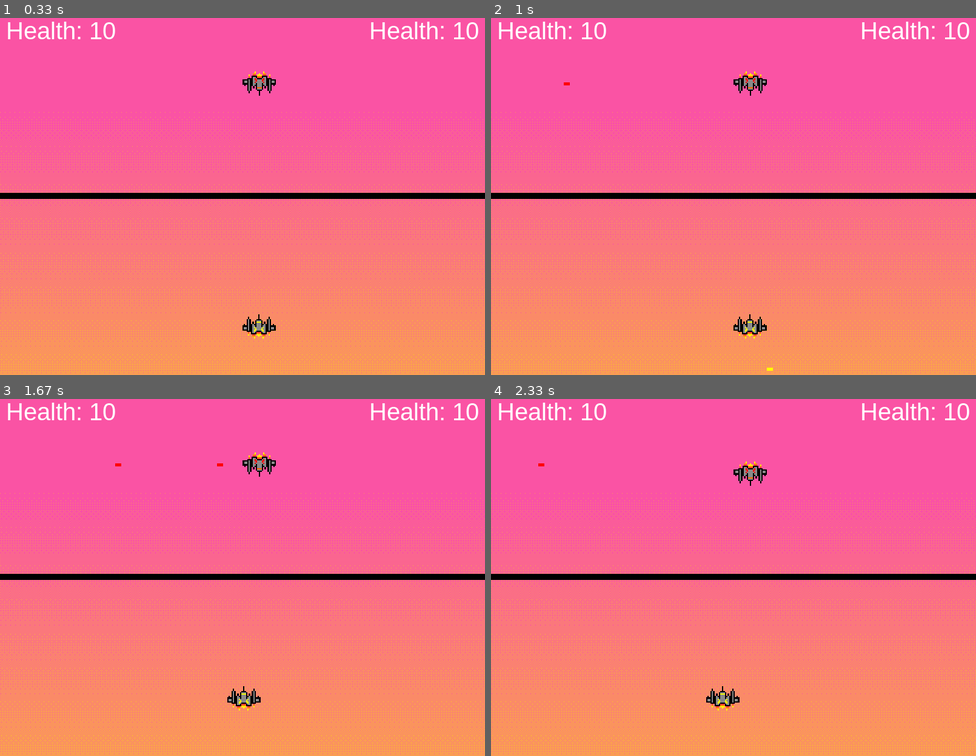
Above: before the commit, frames 1-4 (two rows, left to right).
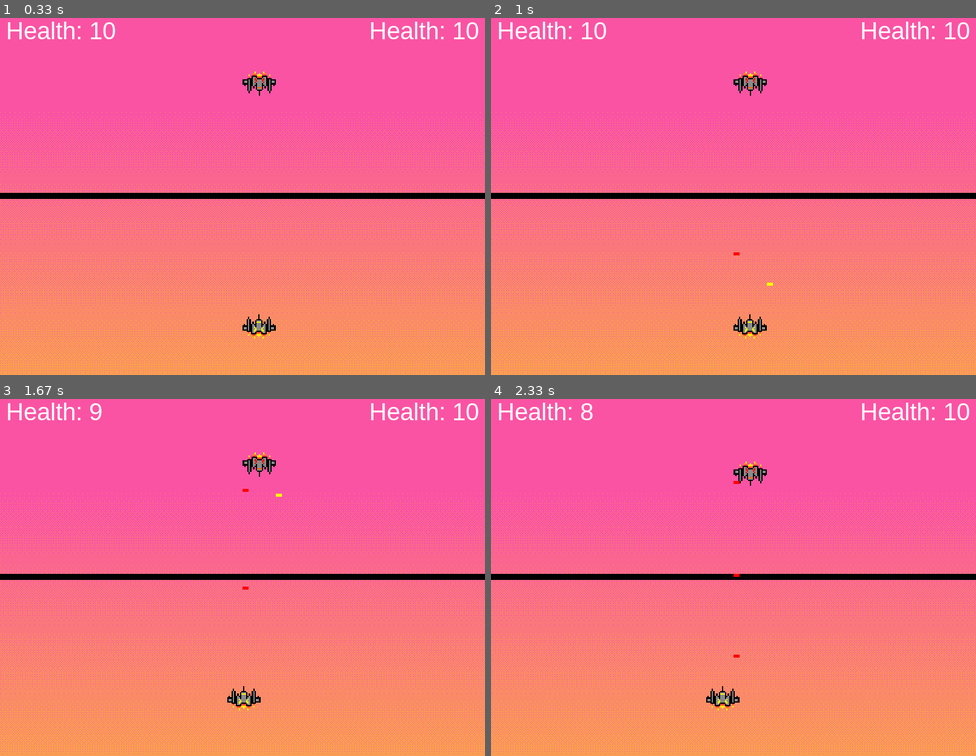
Above: after the commit, the same moments.

Repository: MB-KiddA/Pygame-editing
Game: pygame game, started from main.py
Two runs of this game, one before a commit and one after it. Both use one fixed random seed, a clock stepped at 60 frames per second and the inputs below.
Inputs:
- Up to frame 1 (0.33 s): no input
- Up to frame 2 (1 s): hold Up 0.33-0.8 s; tap I at 0.83 s
- Up to frame 3 (1.67 s): hold Up 1.17-1.53 s; tap F at 1.23, 1.63 s; tap T at 1.32 s; hold Up from 1.57 s (still down)
- Up to frame 4 (2.33 s): release Up at 1.87 s; hold Up 1.9-2.27 s; tap F at 1.97 s; tap 5 at 2.05 s; hold Up from 2.3 s (still down)

Frame 1 is identical in both runs. In frame 2, less than 0.1% of the frame differs, in the area x 15-59%, y 18-99%; in frame 3, 0.2%, in the area x 18-59%, y 1-54%; in frame 4, 0.2%.

Commit message:
Update main.py

Diff:
--- a/main.py
+++ b/main.py
@@ -90,7 +90,7 @@
 
 def handle_bullets(yellow_bullets, red_bullets, yellow, red):
     for bullet in yellow_bullets:
-        bullet.y += BULLET_VEL
+        bullet.y -= BULLET_VEL
         if red.colliderect(bullet):
             pygame.event.post(pygame.event.Event(RED_HIT))
             yellow_bullets.remove(bullet)
@@ -98,7 +98,7 @@
             yellow_bullets.remove(bullet)
 
     for bullet in red_bullets:
-        bullet.x -= BULLET_VEL
+        bullet.y += BULLET_VEL
         if yellow.colliderect(bullet):
             pygame.event.post(pygame.event.Event(YELLOW_HIT))
             red_bullets.remove(bullet)
